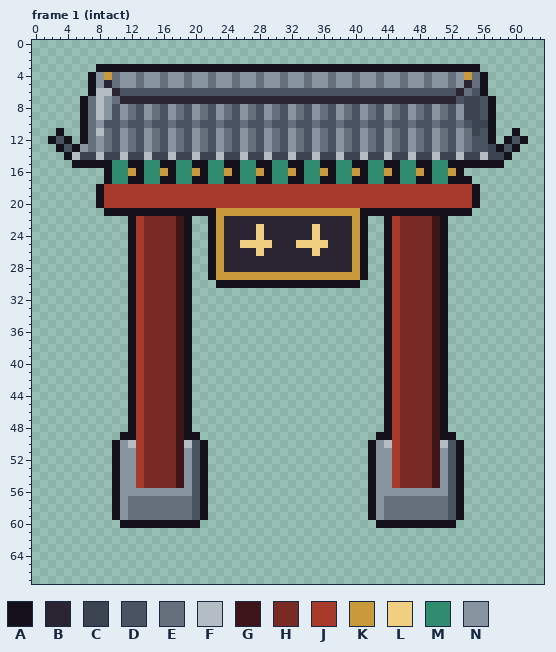
Edited in one commit: pixel-art file (art/structures/seat_gate.aseprite). The first picture shows the starting point.
64x68 pixels, 4 frames. Colours within 5 levels of each other are drawn and written as one. Shown: frame 1 (intact). The commit also changed other frames, which this record leaves out.
Palette (. is transparent): A #14101a  B #2a2433  C #3b4250  D #4a5361  E #66707d  F #b4bcc4  G #3d1418  H #7a2a24  J #a83a2c  K #c99a3c  L #f0d080  M #2f8c6e  N #8994a1
Pixels before, frame 1 (intact) (only the part around the change), first column x 0:
 0 ................................................................
 1 ................................................................
 2 ................................................................
 3 ........AAAAAAAAAAAAAAAAAAAAAAAAAAAAAAAAAAAAAAAAAAAAAAAA........
 4 .......ANKENNENNENNENNENNENNENNENNENNENNENNENNENNENNENKEA.......
 5 .......ANBENNENNENNENNENNENNENNENNENNENNENNENNENNENNENBEA.......
 6 .......AFFBDDDDDDDDDDDDDDDDDDDDDDDDDDDDDDDDDDDDDDDDDDBEDA.......
 7 ......AEFNEBBBBBBBBBBBBBBBBBBBBBBBBBBBBBBBBBBBBBBBBBBDCCDA......
 8 ......AEFNDNEDNEDNEDNEDNEDNEDNEDNEDNEDNEDNEDNEDNEDNEDNCCDA......
 9 ......AEFNDNEDNEDNEDNEDNEDNEDNEDNEDNEDNEDNEDNEDNEDNEDNCCDA......
10 ......AENDDEDDEDDEDDEDDEDDEDDEDDEDDEDDEDDEDDEDDEDDEDDEDCCA......
11 ...A..AEFEDNEDNEDNEDNEDNEDNEDNEDNEDNEDNEDNEDNEDNEDNEDNECDA..A...
12 ..ADA.AENEDNEDNEDNEDNEDNEDNEDNEDNEDNEDNEDNEDNEDNEDNEDNEDDA.ADA..
13 ...ADANENEDNEDNEDNEDNEDNEDNEDNEDNEDNEDNEDNEDNEDNEDNEDNEDDCADA...
14 ....AFCCFCCFCCFCCFCCFCCFCCFCCFCCFCCFCCFCCFCCFCCFCCFCCFCCFCCA....
15 .....AAAAAMMAAMMAAMMAAMMAAMMAAMMAAMMAAMMAAMMAAMMAAMMAAAAAAA.....
16 .........AMMKAMMKAMMKAMMKAMMKAMMKAMMKAMMKAMMKAMMKAMMKA..........
17 .........AMMAAMMAAMMAAMMAAMMAAMMAAMMAAMMAAMMAAMMAAMMAAA.........
18 ........AJJJJJJJJJJJJJJJJJJJJJJJJJJJJJJJJJJJJJJJJJJJJJJA........
19 ........AJJJJJJJJJJJJJJJJJJJJJJJJJJJJJJJJJJJJJJJJJJJJJJA........
20 ........AJJJJJJJJJJJJJJJJJJJJJJJJJJJJJJJJJJJJJJJJJJJJJJA........
21 .........AAAAAAAAAAAAAAKKKKKKKKKKKKKKKKKKAAAAAAAAAAAAAA.........
22 ............AJHHHHGA..AKBBBBBBBBBBBBBBBBKA..AJHHHHGA............
23 ............AJHHHHGA..AKBBBBLBBBBBBLBBBBKA..AJHHHHGA............
24 ............AJHHHHGA..AKBBBBLBBBBBBLBBBBKA..AJHHHHGA............
25 ............AJHHHHGA..AKBBLLLLBBBLLLLBBBKA..AJHHHHGA............
26 ............AJHHHHGA..AKBBBBLBBBBBBLBBBBKA..AJHHHHGA............
27 ............AJHHHHGA..AKBBBBBBBBBBBBBBBBKA..AJHHHHGA............
28 ............AJHHHHGA..AKBBBBBBBBBBBBBBBBKA..AJHHHHGA............
29 ............AJHHHHGA..AKKKKKKKKKKKKKKKKKKA..AJHHHHGA............
30 ............AJHHHHGA...AAAAAAAAAAAAAAAAAA...AJHHHHGA............
31 ............AJHHHHGA........................AJHHHHGA............
32 ............AJHHHHGA........................AJHHHHGA............
33 ............AJHHHHGA........................AJHHHHGA............
34 ............AJHHHHGA........................AJHHHHGA............
35 ............AJHHHHGA........................AJHHHHGA............
36 ............AJHHHHGA........................AJHHHHGA............
37 ............AJHHHHGA........................AJHHHHGA............
38 ............AJHHHHGA........................AJHHHHGA............
39 ............AJHHHHGA........................AJHHHHGA............
40 ............AJHHHHGA........................AJHHHHGA............
41 ............AJHHHHGA........................AJHHHHGA............
42 ............AJHHHHGA........................AJHHHHGA............
43 ............AJHHHHGA........................AJHHHHGA............
44 ............AJHHHHGA........................AJHHHHGA............
45 ............AJHHHHGA........................AJHHHHGA............
46 ............AJHHHHGA........................AJHHHHGA............
47 ............AJHHHHGA........................AJHHHHGA............
48 ............AJHHHHGA........................AJHHHHGA............
49 ...........AAJHHHHGAA......................AAJHHHHGAA...........
50 ..........ANFJHHHHGFDA....................ANFJHHHHGFDA..........
51 ..........ANNJHHHHGNDA....................ANNJHHHHGNDA..........
52 ..........ANNJHHHHGNDA....................ANNJHHHHGNDA..........
53 ..........ANNJHHHHGNDA....................ANNJHHHHGNDA..........
54 ..........ANNJHHHHGNDA....................ANNJHHHHGNDA..........
55 ..........ANNJHHHHGNDA....................ANNJHHHHGNDA..........
56 ..........ANNNNNNNNNDA....................ANNNNNNNNNDA..........
57 ..........ANEEEEEEEEDA....................ANEEEEEEEEDA..........
58 ..........ANEEEEEEEEDA....................ANEEEEEEEEDA..........
59 ..........ANEEEEEEEEDA....................ANEEEEEEEEDA..........
60 ...........AAAAAAAAAA......................AAAAAAAAAA...........
61 ................................................................
62 ................................................................
63 ................................................................
64 ................................................................
65 ................................................................
66 ................................................................
67 ................................................................
After:
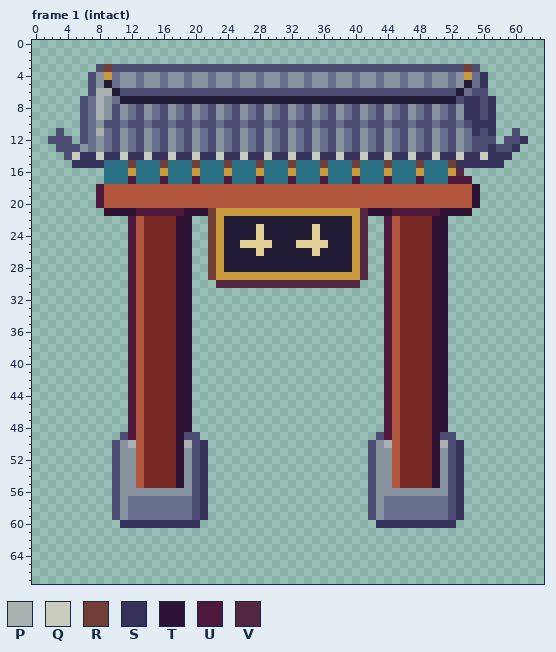
Colours new in this view: P #aab1b0  Q #caccbf  R #723c37  S #36315b  T #2e1337  U #4d193c  V #532741
What changed:
colour B: #2a2433 -> #221b35
colour D: #4a5361 -> #4d4d73
colour E: #66707d -> #69708d
colour J: #a83a2c -> #b2563d
colour L: #f0d080 -> #e3ce93
colour M: #2f8c6e -> #2b7287
Changed rows in their new state; - is a pixel that keeps its letter.
Frame 1 (intact):
first column x 2:
 3 ------DRDDDDDDDDDDDDDDDDDDDDDDDDDDDDDDDDDDDDDDDDDDDDRD------
 4 -----D------------------------------------------------S-----
 5 -----D------------------------------------------------S-----
 6 -----DPP----------------------------------------------D-----
 7 ----D-P---------------------------------------------SS-S----
 8 ----D-P---------------------------------------------SS-S----
 9 ----D-P---------------------------------------------SS-S----
10 ----D------------------------------------------------SSS----
11 -D--D-P----------------------------------------------S-S--D-
12 D-D-D--------------------------------------------------D-D-S
13 -D-D---------------------------------------------------SD-S-
14 --DQSSQSSQSSQSSQSSQSSQSSQSSQSSQSSQSSQSSQSSQSSQSSQSSQSSQSSS--
15 ---SSSSM--RM--RM--RM--RM--RM--RM--RM--RM--RM--RM--RSSSSSS---
16 -------M---M---M---M---M---M---M---M---M---M---M---V--------
17 -------M--UM--UM--UM--UM--UM--UM--UM--UM--UM--UM--UUU-------
18 ------U----------------------------------------------T------
19 ------U----------------------------------------------T------
20 ------U----------------------------------------------T------
21 -------TTTTUUUUUUTTTR------------------VTTTUUUUUUTTTT-------
22 ----------U-----TT--R------------------V--U-----TT----------
23 ----------U-----TT--R------------------V--U-----TT----------
24 ----------U-----TT--R------------------V--U-----TT----------
25 ----------U-----TT--R------------------V--U-----TT----------
26 ----------U-----TT--R------------------V--U-----TT----------
27 ----------U-----TT--R------------------V--U-----TT----------
28 ----------U-----TT--R------------------V--U-----TT----------
29 ----------U-----TT--R------------------V--U-----TT----------
30 ----------U-----TT---VVVVVVVVVVVVVVVVVV---U-----TT----------
31 ----------U-----TT------------------------U-----TT----------
32 ----------U-----TT------------------------U-----TT----------
33 ----------U-----TT------------------------U-----TT----------
34 ----------U-----TT------------------------U-----TT----------
35 ----------U-----TT------------------------U-----TT----------
36 ----------U-----TT------------------------U-----TT----------
37 ----------U-----TT------------------------U-----TT----------
38 ----------U-----TT------------------------U-----TT----------
39 ----------U-----TT------------------------U-----TT----------
40 ----------U-----TT------------------------U-----TT----------
41 ----------U-----TT------------------------U-----TT----------
42 ----------U-----TT------------------------U-----TT----------
43 ----------U-----TT------------------------U-----TT----------
44 ----------U-----TT------------------------U-----TT----------
45 ----------U-----TT------------------------U-----TT----------
46 ----------U-----TT------------------------U-----TT----------
47 ----------U-----TT------------------------U-----TT----------
48 ----------U-----TT------------------------U-----TT----------
49 ---------DU-----TDD----------------------DU-----TDD---------
50 --------D-P-----TP-S--------------------D-P-----TP-S--------
51 --------D-------T--S--------------------D-------T--S--------
52 --------D-------T--S--------------------D-------T--S--------
53 --------D-------T--S--------------------D-------T--S--------
54 --------D-------T--S--------------------D-------T--S--------
55 --------D-------T--S--------------------D-------T--S--------
56 --------D----------S--------------------D----------S--------
57 --------D----------S--------------------D----------S--------
58 --------D----------S--------------------D----------S--------
59 --------D----------S--------------------D----------S--------
60 ---------SSSSSSSSSS----------------------SSSSSSSSSS---------
Boxes around the changes in both pictures, in picture pixels (x1, y1, x2, y2):
changed: (48, 64, 528, 528)
